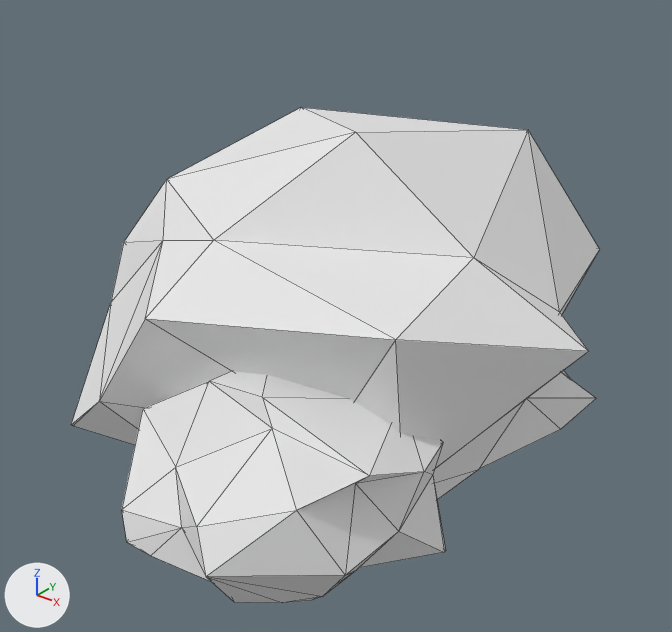
Two versions of the FBX model assets/Strategy_Kit/Unity/Assets/Vitaria/Models/Nature/Rock_Large.fbx, one commit apart.
The view is the same before and after, from a 50 mm lens placed at (1.513, -1.926, 1.424), pointed at (0.087, -0.144, 0.319). Every picture has the same lights, and +X, +Y and +Z are marked at lower left. The older version comes first. Mesh edges are drawn as thin lines. Where no turn or scale is listed for an object, it has been applied to the vertices.

Objects in the first picture: 'Rock_Large'.
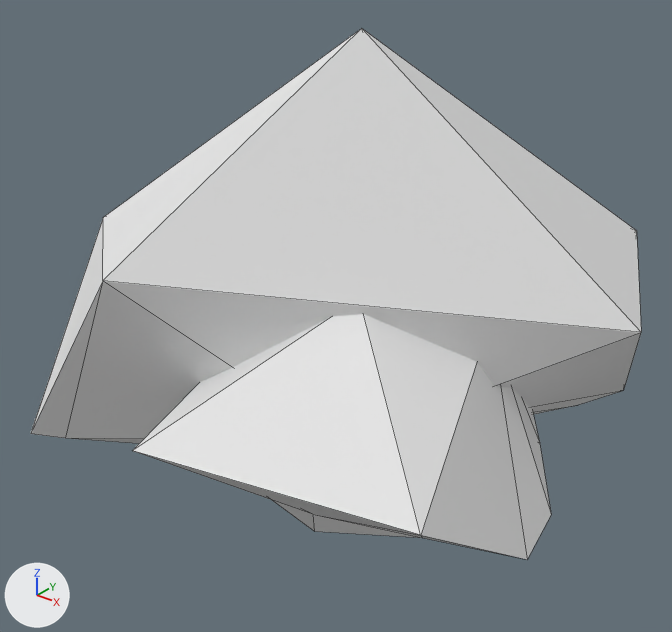
Where the change shows, as pixel boxes (x1, y1, x2, y2) in the pictures (672 x 632 px):
'Rock_Large', reshaped (15% wider, 7% taller): before (71, 107, 600, 603); after (31, 28, 641, 559)
part 1 of me_rock_large_001, rebuilt (15% wider): before (71, 107, 600, 500); after (31, 28, 641, 444)
part 2 of me_rock_large_001, rebuilt: before (122, 371, 446, 603); after (132, 314, 551, 559)

What the commit changed:
me_rock_large_001 is used by ob_rock_large; location (0.0, 0.0, 0.0).
me_rock_large_001 had 109 vertices, 165 faces and spanned x -0.87..0.77, y -0.93..0.7, z -0.03..0.82.
me_rock_large_001 now has 38 vertices, 50 faces and spans x -0.76..0.88, y -0.86..0.78, z -0.03..1.09.
me_rock_large_001 part 1: the loose piece of 56 vertices spanning x -0.87..0.77, y -0.65..0.7, z -0.03..0.82 is rebuilt with 18 vertices and now spans x -0.76..0.88, y -0.73..0.78, z -0.03..1.09.
me_rock_large_001 part 2: the loose piece of 53 vertices spanning x -0.1..0.64, y -0.93..-0.24, z -0.01..0.37 is rebuilt with 20 vertices and now spans x -0.14..0.8, y -0.86..0.32, z -0.02..0.53.
